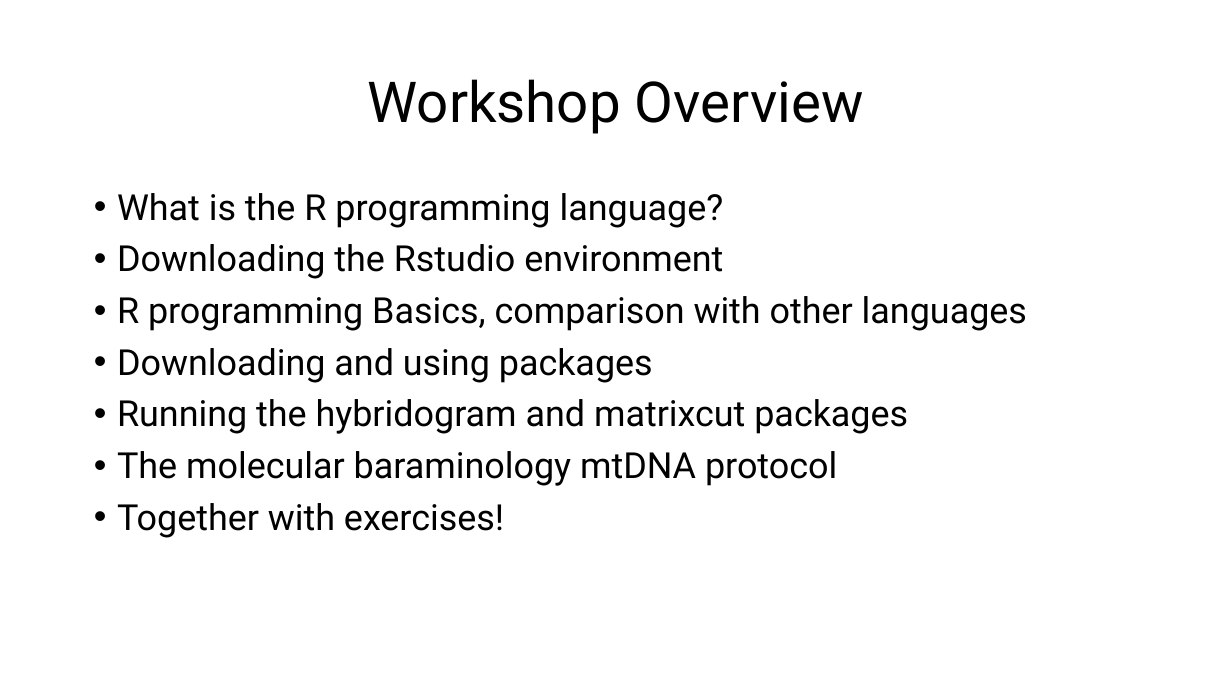
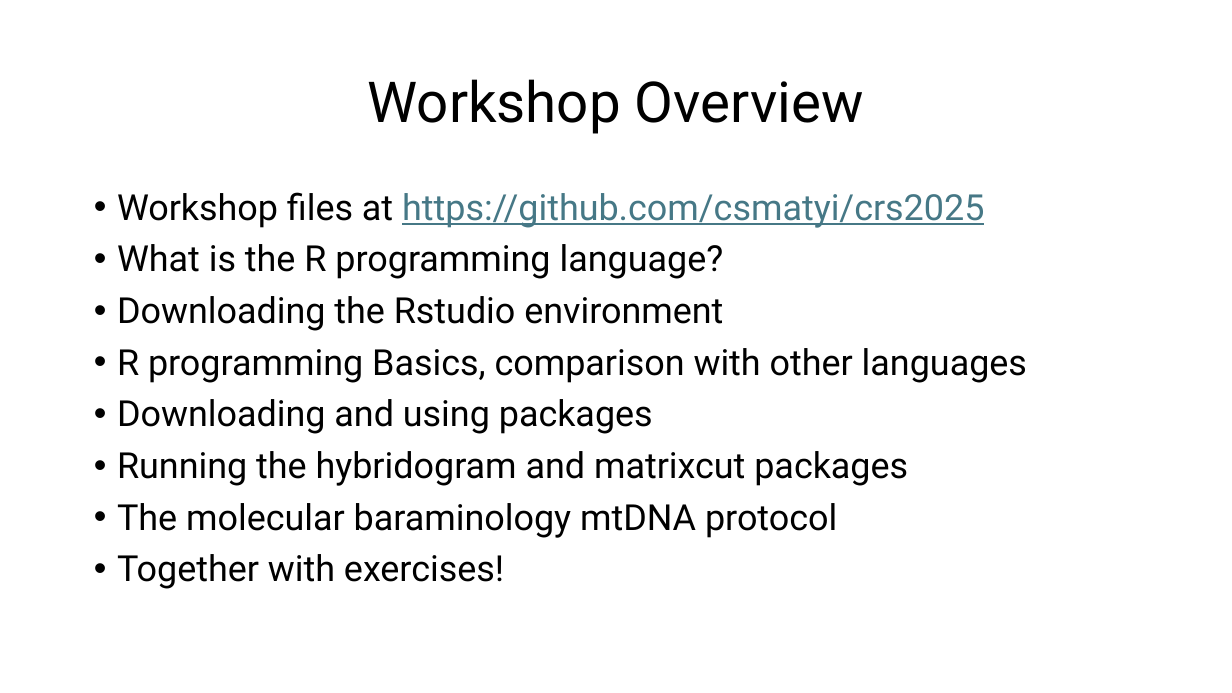
Before and after one commit to csmatyi/crs2025, a slide deck: slide 2 of CRS2025_R_workshop.pptx. Drawn at 1232x693 pixels with LibreOffice and Linux fonts; fonts in the diff are those of the drawing. Boxes give left, top, right and bottom in pixels: in the first picture for what was removed or moved away, otherwise in the second. Text is boxed around its words. In the diff, an @@ line names an element or a change of style, - is before the commit and + after.

```diff
--- a/CRS2025_R_workshop.pptx
+++ b/CRS2025_R_workshop.pptx
@@ text at bbox=[117, 192, 984, 228]: paragraph added @@
+• Workshop files at https://github.com/csmatyi/crs2025
```
Also in this commit, not shown: 11 other slides changed, 2 slides added, 1 other file.
